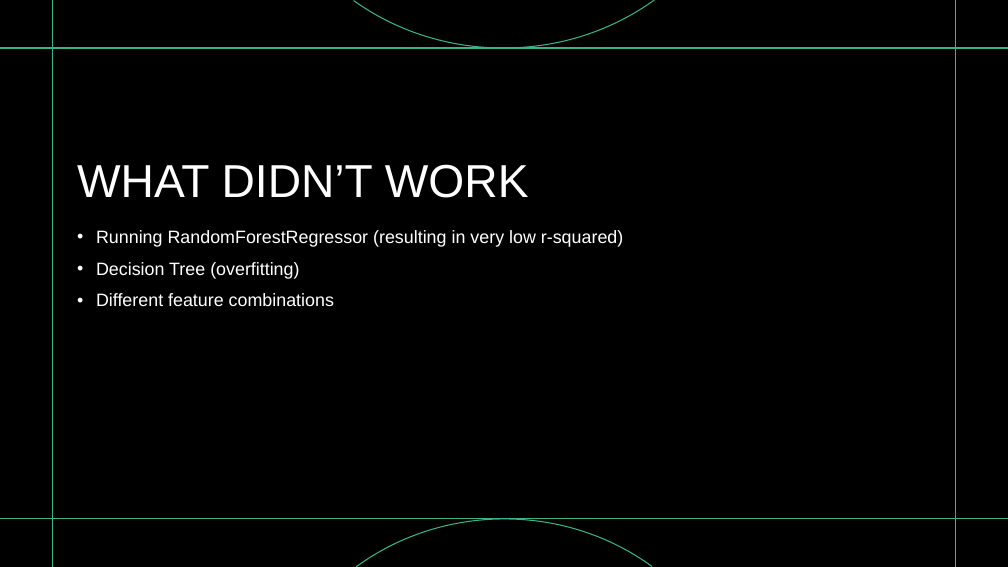
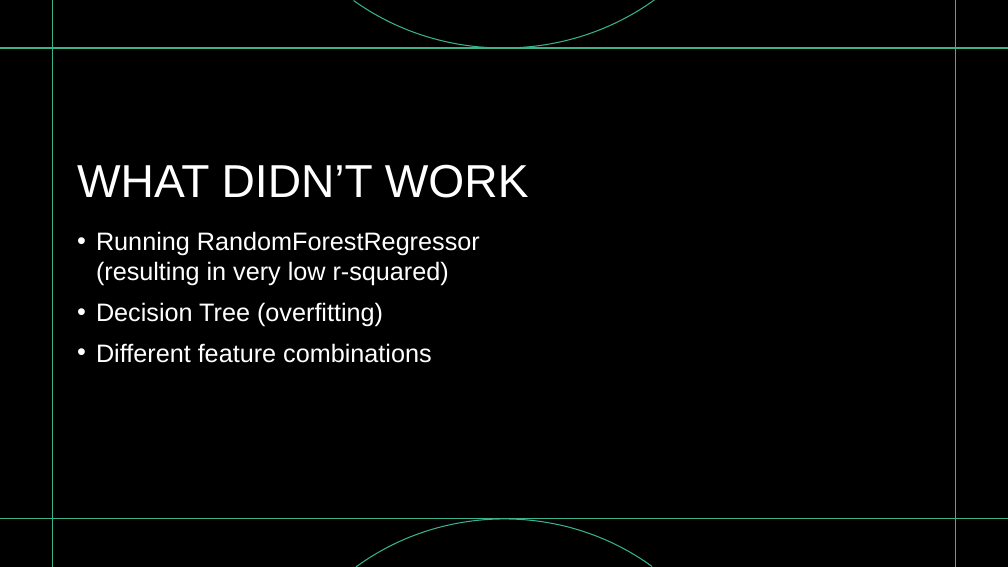
Before and after one commit to cmattcasey/ISDS7070, a slide deck: slide 8 of Group_Project_Presentation_V3.pptx. Drawn at 1008x567 pixels with LibreOffice and Linux fonts; fonts in the diff are those of the drawing; background and template pictures are left out. Boxes give left, top, right and bottom in pixels: in the first picture for what was removed or moved away, otherwise in the second. Text is boxed around its words. In the diff, an @@ line names an element or a change of style, - is before the commit and + after.

```diff
--- a/Group_Project_Presentation_V3.pptx
+++ b/Group_Project_Presentation_V3.pptx
@@ text "Running RandomForestRegressor (resulting in very ..." at [96,231,480,363]: size 17 to 24 pt @@
```
Also in this commit, not shown: 2 other slides changed, 1 slide added.
